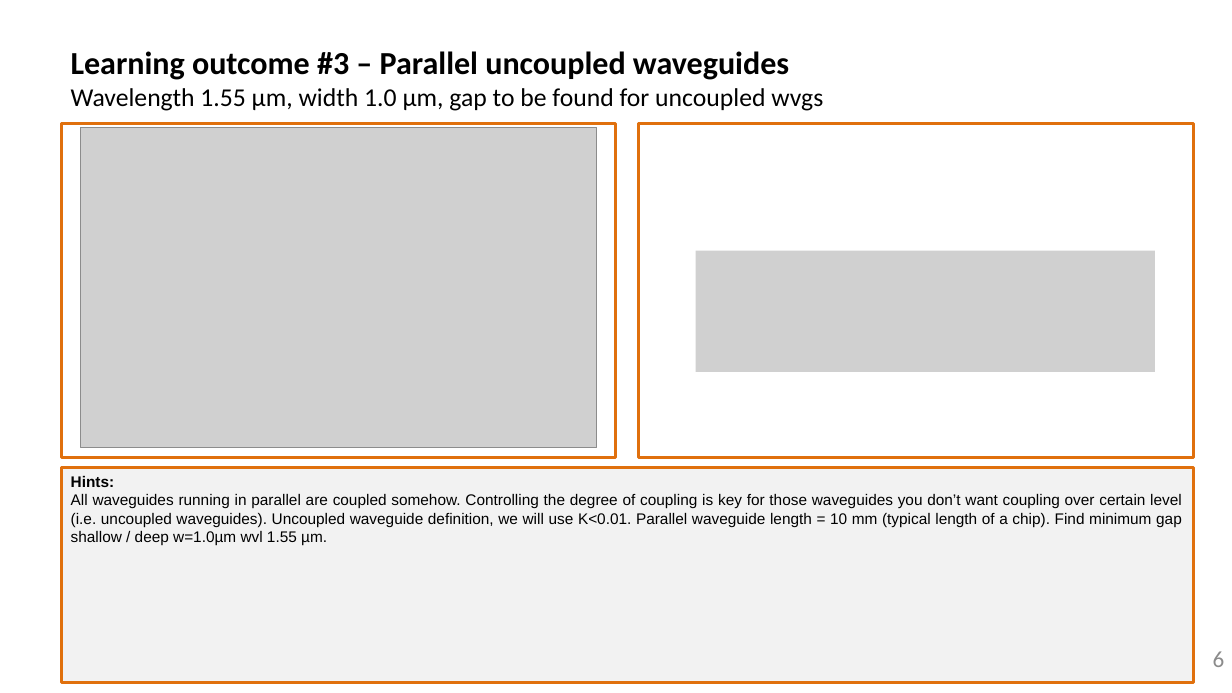
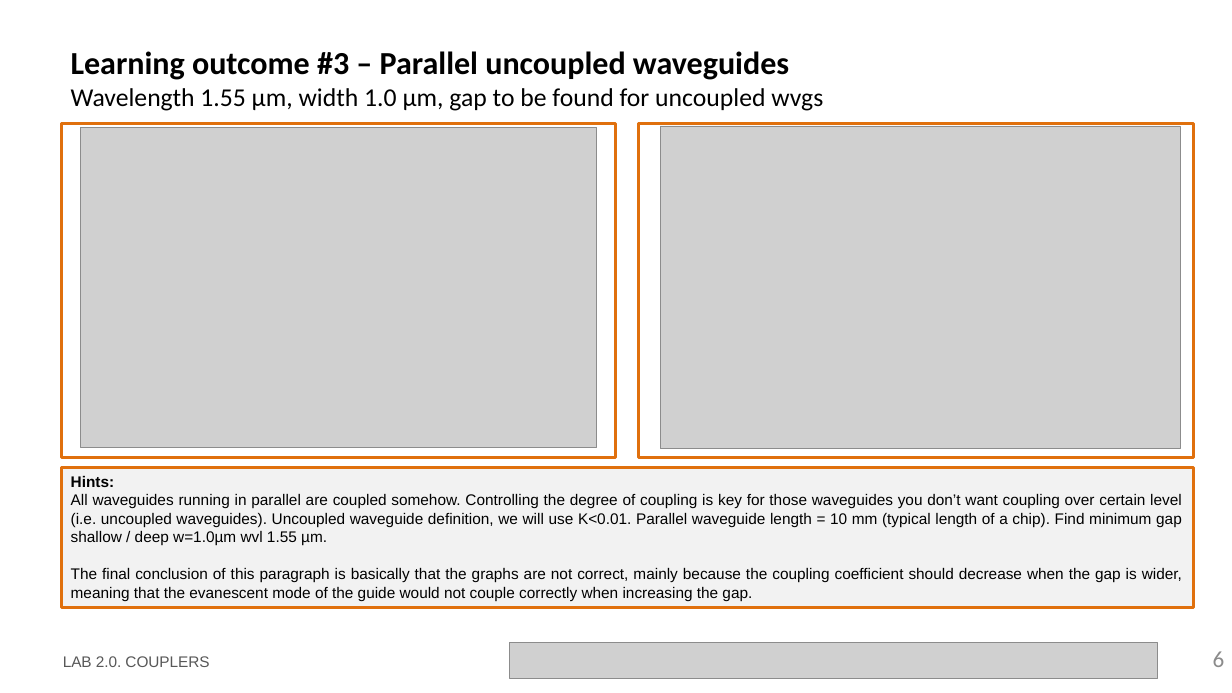
Before and after one commit to SergioC-upv/pic-upv-lab2, a slide deck: slide 6 of LabBook_20.pptx. Drawn at 1232x693 pixels with LibreOffice and Linux fonts; fonts in the diff are those of the drawing; grey boxes stand for pictures; background and template pictures are left out. Boxes give left, top, right and bottom in pixels: in the first picture for what was removed or moved away, otherwise in the second. Text is boxed around its words. In the diff, an @@ line names an element or a change of style, - is before the commit and + after.

```diff
--- a/LabBook_20.pptx
+++ b/LabBook_20.pptx
@@ picture added at [660, 126, 1180, 448] @@
@@ picture removed at [696, 250, 1155, 372] @@
@@ rectangle "Hints:": place and size @@
-rectangle "Hints:" at [62, 468, 1194, 682]
+rectangle "Hints:" at [62, 468, 1194, 607]
@@ text in rectangle at [71, 568, 1182, 601]: paragraph added @@
+The final conclusion of this paragraph is basically that the graphs are not correct, mainly because the coupling coefficient should decrease when the gap is wider, meaning that the evanescent mode of the guide would not couple correctly when increasing the gap.
@@ picture added at [510, 642, 1158, 679] @@
```
Also in this commit, not shown: 11 other slides changed.
